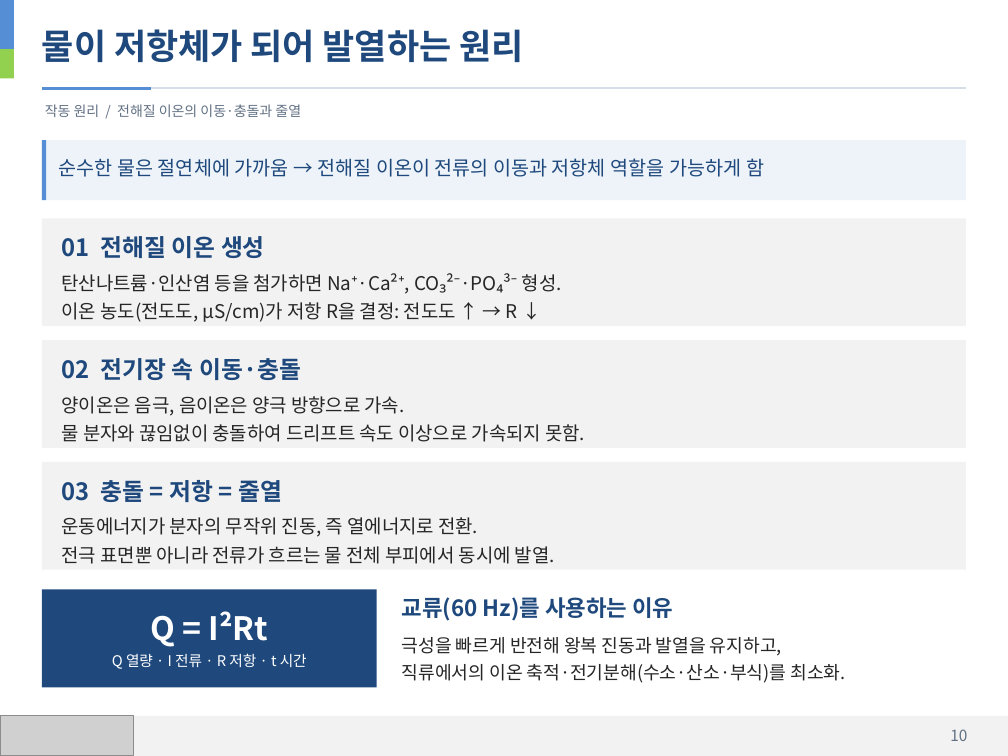
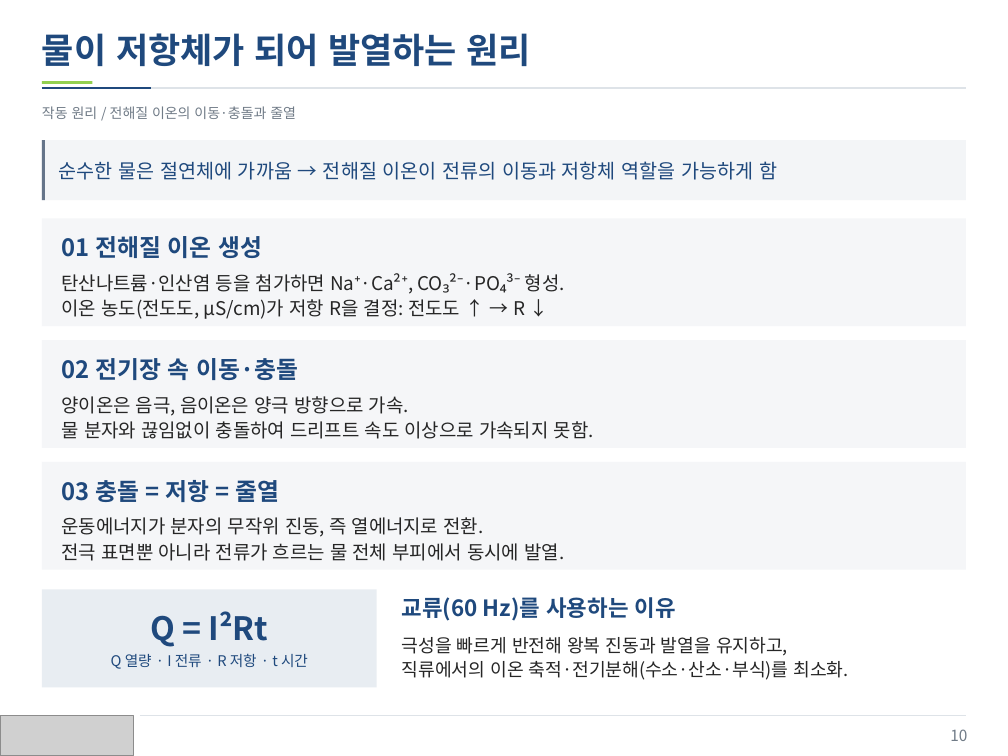
Before and after one commit to jskang5000-arch/my-PPT, a slide deck: slide 10 of KITECH_Boiler.pptx. Drawn at 1008x756 pixels with LibreOffice and Linux fonts; fonts in the diff are those of the drawing; grey boxes stand for pictures. Boxes give left, top, right and bottom in pixels: in the first picture for what was removed or moved away, otherwise in the second. Text is boxed around its words. In the diff, an @@ line names an element or a change of style, - is before the commit and + after.

Commit message:
Refine presentation colors and text alignment

```diff
--- a/KITECH_Boiler.pptx
+++ b/KITECH_Boiler.pptx
@@ text "물이 저항체가 되어 발열하는 원리" at (42,33,531,66): line spacing 1.12 to 33.5pt; less space between paragraphs @@
@@ rectangle removed at (0,49,14,79) @@
@@ line (42, 89) - (966, 89): stroke #D6DFE9 1 pt to #DEE3E8 1 pt @@
@@ line (42, 89) - (151, 89): stroke #558ED5 2 pt to #1F497D 1 pt @@
@@ rectangle: place and size @@
-rectangle at (0,0,14,49)
+rectangle at (42,82,93,85)
@@ rectangle at (42,82,93,85): fill #558ED5 to #92D050 @@
@@ text "작동 원리 / 전해질 이온의 ..." at (42,106,296,119): text colour #627184 to #707B87; line spacing 1.12 to 13.4pt; less space between paragraphs @@
@@ rectangle at (42,140,967,201): fill #EDF3F9 to #F3F5F7 @@
@@ rectangle at (42,140,45,201): fill #558ED5 to #65758A @@
@@ text "순수한 물은 절연체에 가까움 → ..." at (59,161,777,180): line spacing 1.12 to 18.8pt; less space between paragraphs @@
@@ fill #F2F2F2 to #F5F6F8 in 3 elements at (42,219,967,327), (42,341,967,449), (42,462,967,570) @@
@@ line spacing 1.12 to 22.8pt; less space between paragraphs in 3 elements at (62,236,262,258), (62,358,298,380), (62,480,279,502) @@
@@ line spacing 1.12 to 18.1pt; less space between paragraphs in 3 elements at (62,273,565,319), (62,396,594,439), (62,517,564,561) @@
@@ rectangle at (42,590,377,687): fill #1F497D to #E8EDF2 @@
@@ text "교류(60 Hz)를 사용하는 이유" at (402,597,676,621): line spacing 1.12 to 21.4pt; less space between paragraphs @@
@@ text "Q = I²Rt" at (150,611,268,647): text colour #FFFFFF to #1F497D; line spacing 1.12 to 30.8pt; less space between paragraphs @@
@@ text "Q 열량 · I 전류 ..." at (111,653,308,669): text colour #FFFFFF to #1F497D; line spacing 1.12 to 14.1pt; less space between paragraphs @@
@@ text "극성을 빠르게 반전해 왕복 진동과 ..." at (402,637,849,680): line spacing 1.12 to 17.4pt; less space between paragraphs @@
@@ rectangle at (0,716,1008,756): fill #F2F2F2 to #FFFFFF @@
@@ line added from (140, 716) to (966, 716), #DEE3E8 0.6 pt @@
```
Also in this commit, not shown: 33 other slides changed.
